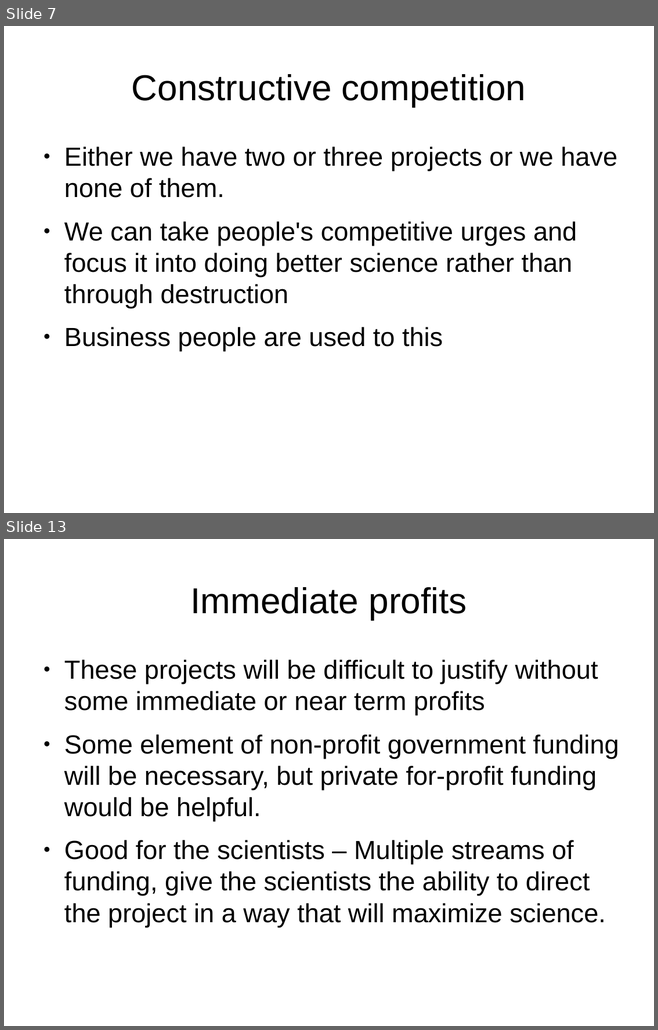
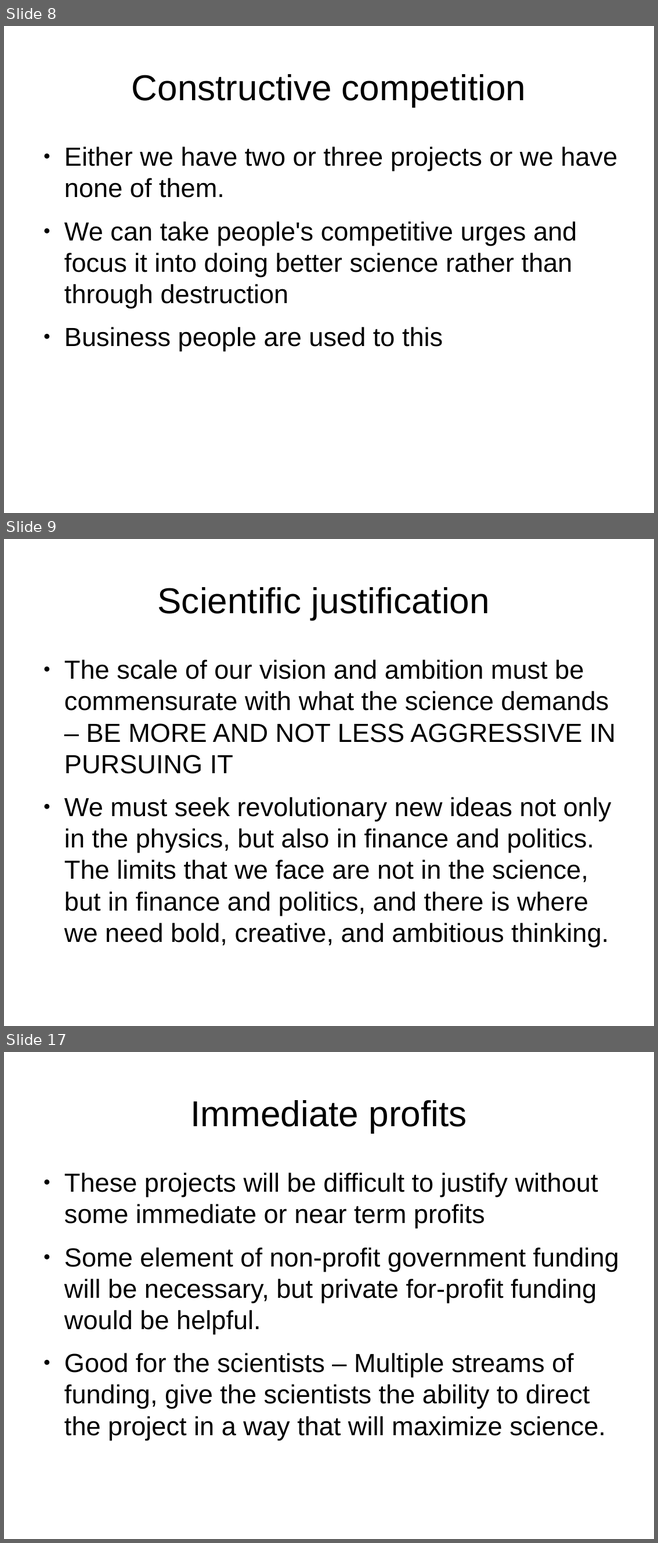
Before and after one commit to joequant/bitquant, a slide deck: pitchdecks/collider.odp. Shown one above the other, each under a label of ours: slides 7 and 13 before the commit, slides 8, 9 and 17 after it; the slides between them are not shown. The pictures are 658x1030 and 658x1543 pixels, drawn with LibreOffice and Linux fonts; fonts in the diff are those of the drawing. Boxes give left, top, right and bottom in pixels: in the first picture for what was removed or moved away, otherwise in the second. Text is boxed around its words. In the diff, an @@ line names an element or a change of style, - is before the commit and + after.

```diff
--- a/pitchdecks/collider.odp
+++ b/pitchdecks/collider.odp
@@ slide 9 added at (x1=4, y1=539, x2=654, y2=1026), background #FFFFFF @@
@@ title added at (x1=158, y1=587, x2=489, y2=620), 44 pt, text #000000 @@
+Scientific justification
@@ text added at (x1=64, y1=660, x2=615, y2=947), 32 pt, text #000000 @@
+● The scale of our vision and ambition must be commensurate with what the science demands – BE MORE AND NOT LESS AGGRESSIVE IN PURSUING IT
+● We must seek revolutionary new ideas not only in the physics, but also in finance and politics. The limits that we face are not in the science, but in finance and politics, and there is where we need bold, creative, and ambitious thinking.
@@ what was slide 7 is now slide 8 @@
@@ what was slide 13 is now slide 17 @@
```
Also in this commit, not shown: 7 slides changed, 5 other slides added, 1 slide removed, 1 other file.
